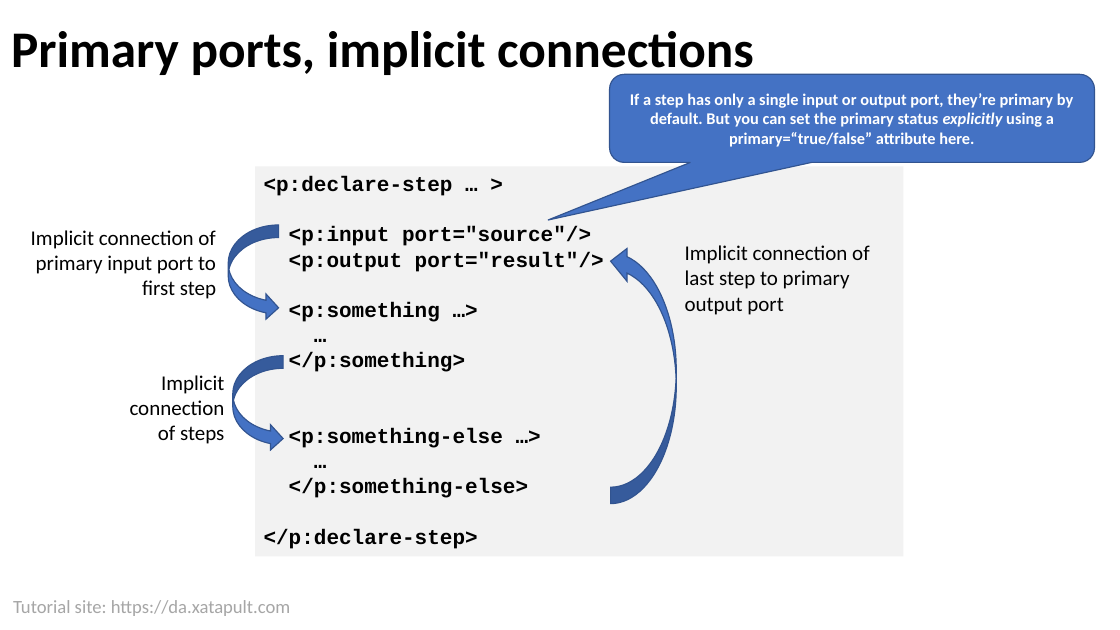
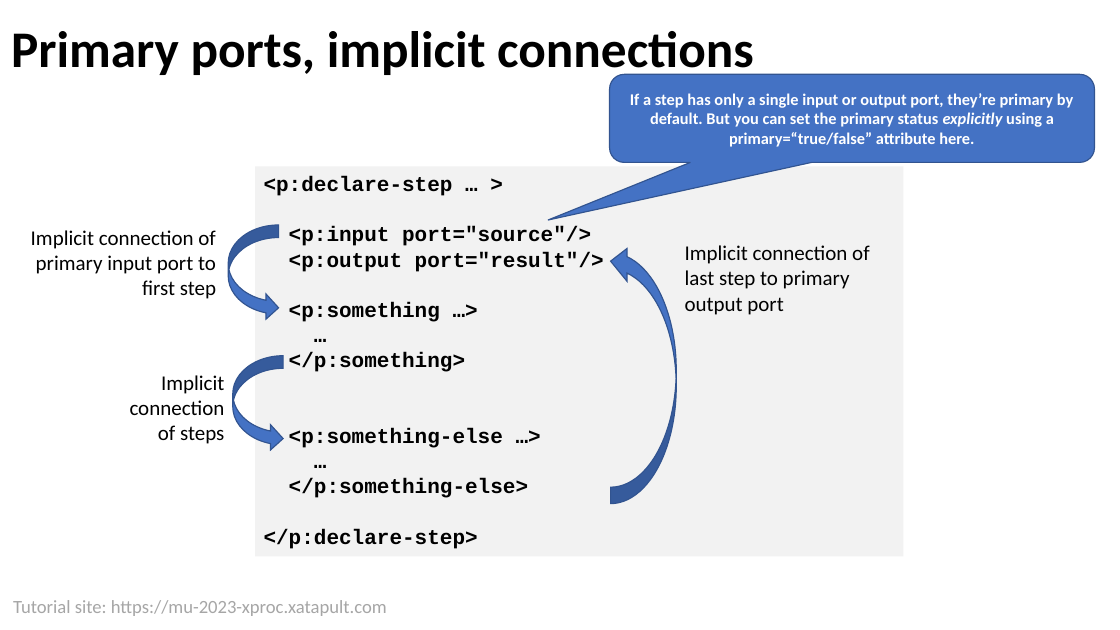
Before and after one commit to xatapult/mu-2023-xproc, a slide deck: slide 16 of presentation/Introduction to XProc 3.0.pptx. Drawn at 1120x630 pixels with LibreOffice and Linux fonts; fonts in the diff are those of the drawing; background and template pictures are left out. Boxes give left, top, right and bottom in pixels: in the first picture for what was removed or moved away, otherwise in the second. Text is boxed around its words. In the diff, an @@ line names an element or a change of style, - is before the commit and + after.

```diff
--- a/presentation/Introduction to XProc 3.0.pptx
+++ b/presentation/Introduction to XProc 3.0.pptx
@@ text at (13, 600, 387, 616): text changed @@
-Tutorial site: https://da.xatapult.com
+Tutorial site: https://mu-2023-xproc.xatapult.com
```
Also in this commit, not shown: 69 other slides changed, 6 other files.
